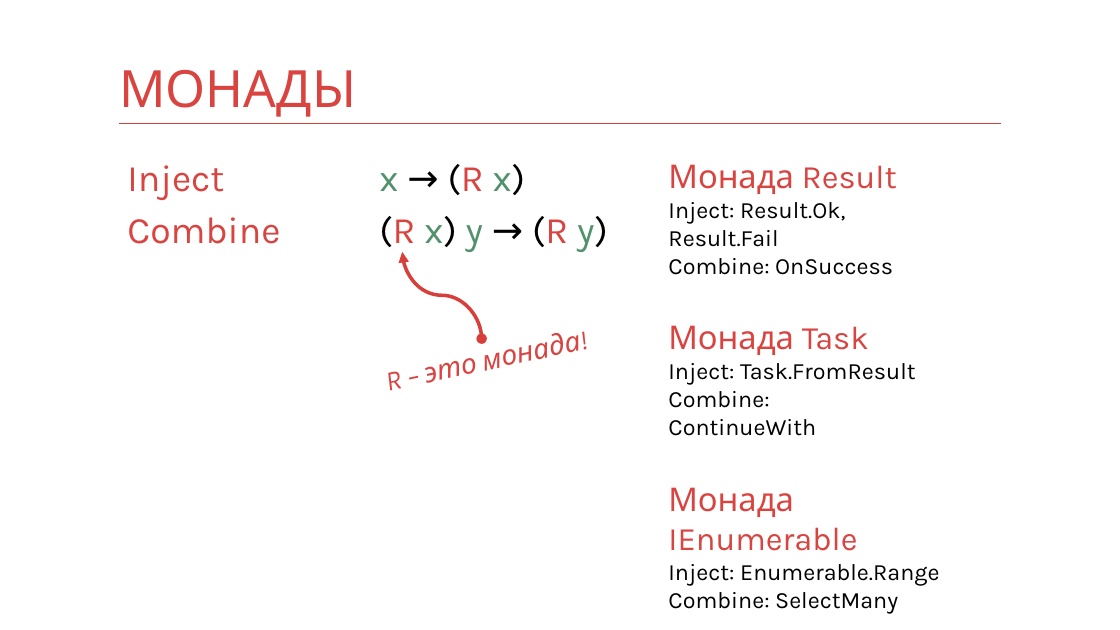
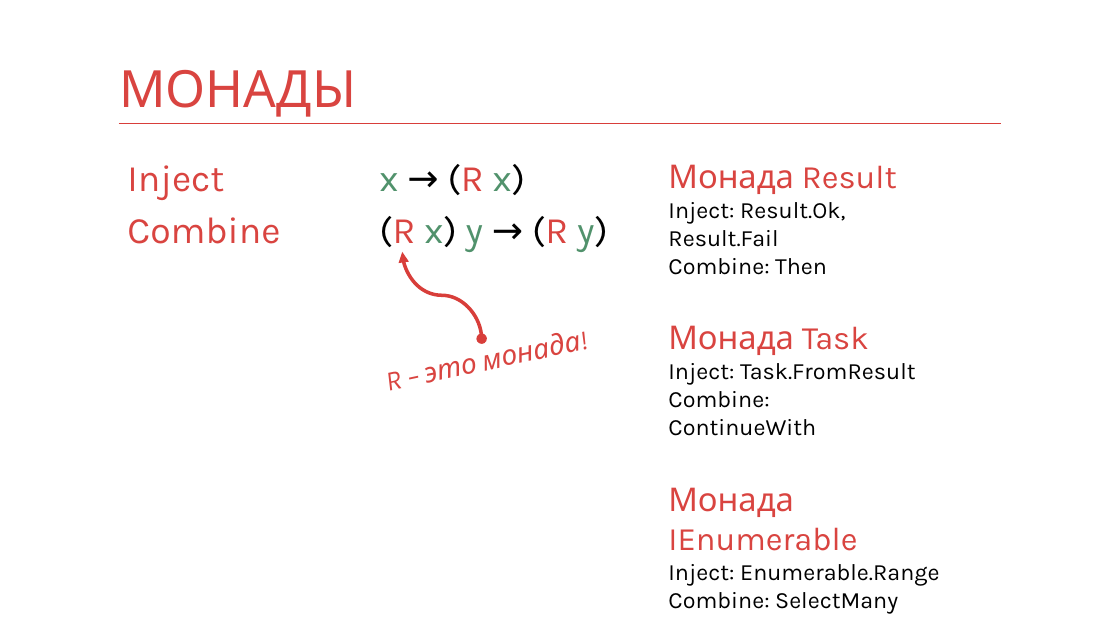
Before and after one commit to kontur-courses/fp, a slide deck: slide 47 of fp3.pptx. Drawn at 1120x630 pixels with LibreOffice and Linux fonts; fonts in the diff are those of the drawing. Boxes give left, top, right and bottom in pixels: in the first picture for what was removed or moved away, otherwise in the second. Text is boxed around its words. In the diff, an @@ line names an element or a change of style, - is before the commit and + after.

```diff
--- a/fp3.pptx
+++ b/fp3.pptx
@@ text at (x1=668, y1=258, x2=827, y2=275): text changed @@
-Combine: OnSuccess
+Combine: Then
```
Also in this commit, not shown: 10 other slides changed.
